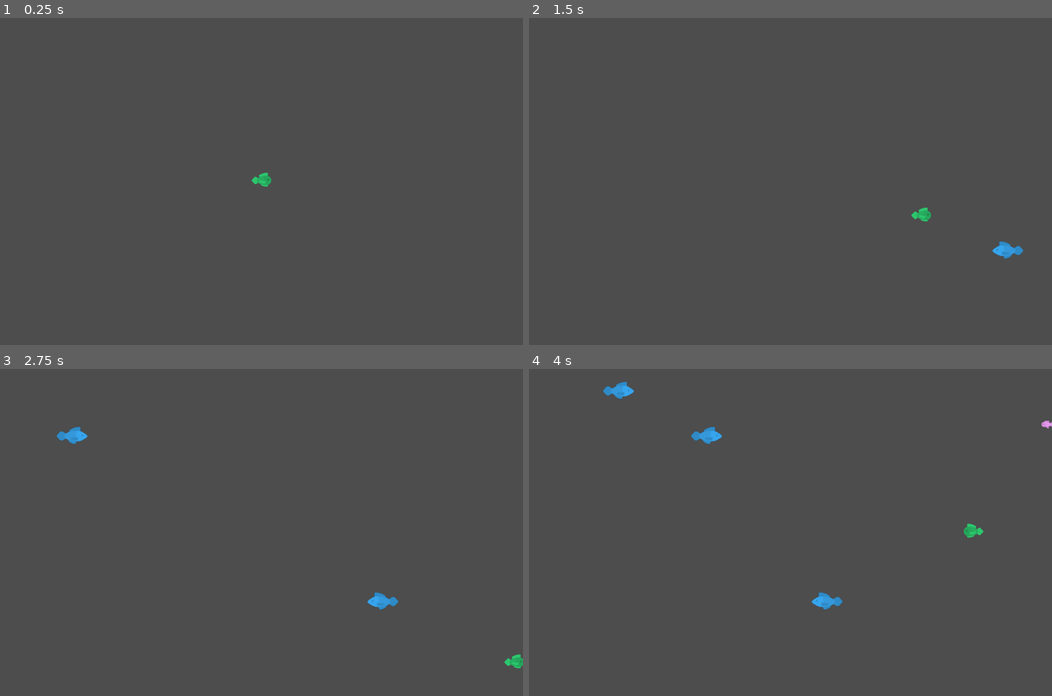
Above: before the commit, frames 1-4 (two rows, left to right).
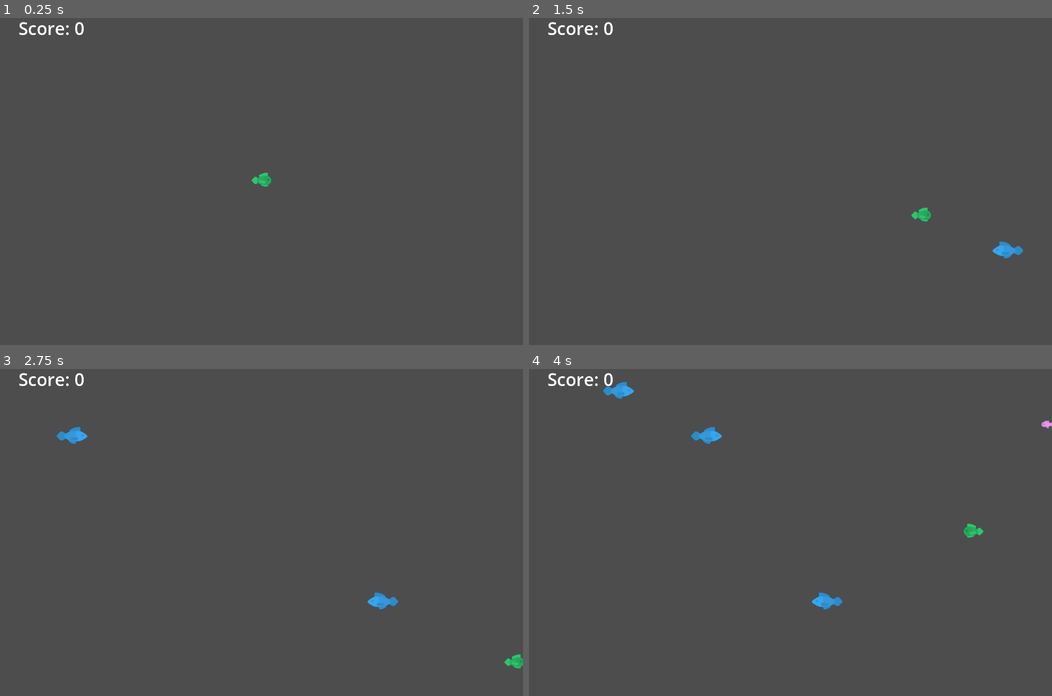
Above: after the commit, the same moments.

Repository: david8zhang/feeding-frenzy
Game: Godot game, scene res://scenes/main.tscn
Same seed, same stepped clock (60 frames per second), same inputs: the game is played once before the commit and once after it. This scene is started directly instead of the project's main scene.
Inputs:
- Up to frame 1 (0.25 s): no input
- Up to frame 2 (1.5 s): tap Enter at 0.5 s; hold Right (move_right) 0.53-1.28 s; hold Down (move_down) from 1.28 s (still down)
- Up to frame 3 (2.75 s): release Down (move_down) at 2.03 s; hold Right (move_right) from 2.03 s (still down)
- Up to frame 4 (4 s): release Right (move_right) at 2.78 s; hold Up (move_up) 2.78-3.53 s; hold Left (move_left) from 3.53 s (still down)

The runs differ from the first frame. In frame 1, 0.2% of the frame differs, in the area x 3-16%, y 1-6%; in frame 2, 0.2%; in frame 3, 0.2%; in frame 4, 0.2%.

Commit message:
added score, player size increase, hud

Diff:
--- /dev/null
+++ b/scenes/hud.gd
@@ -0,0 +1,4 @@
+extends CanvasLayer
+
+func update_score(score):
+	$ScoreText.text = "Score: %s" % score
--- /dev/null
+++ b/scenes/hud.tscn
@@ -0,0 +1,14 @@
+[gd_scene load_steps=2 format=3 uid="uid://b280gkwh0dvls"]
+
+[ext_resource type="Script" path="res://scenes/hud.gd" id="1_e1si1"]
+
+[node name="HUD" type="CanvasLayer"]
+script = ExtResource("1_e1si1")
+
+[node name="ScoreText" type="Label" parent="."]
+offset_left = 51.0
+offset_top = 31.0
+offset_right = 259.0
+offset_bottom = 101.0
+theme_override_font_sizes/font_size = 48
+text = "Score: 0"
--- a/scenes/main.tscn
+++ b/scenes/main.tscn
@@ -1,8 +1,9 @@
-[gd_scene load_steps=4 format=3 uid="uid://cyue0x6jdjf1u"]
+[gd_scene load_steps=5 format=3 uid="uid://cyue0x6jdjf1u"]
 
 [ext_resource type="Script" path="res://scripts/Main.gd" id="1_sug7c"]
 [ext_resource type="PackedScene" uid="uid://bhi2ny841eb" path="res://scenes/enemy.tscn" id="2_i7lt3"]
 [ext_resource type="PackedScene" uid="uid://u7d0c2vkkbue" path="res://scenes/player.tscn" id="3_maosx"]
+[ext_resource type="PackedScene" uid="uid://b280gkwh0dvls" path="res://scenes/hud.tscn" id="4_q28tn"]
 
 [node name="Main" type="Node"]
 script = ExtResource("1_sug7c")
@@ -15,4 +16,6 @@
 
 [node name="Player" parent="." instance=ExtResource("3_maosx")]
 
+[node name="HUD" parent="." instance=ExtResource("4_q28tn")]
+
 [connection signal="timeout" from="EnemySpawnTimer" to="." method="_on_enemy_spawn_timer_timeout"]
--- a/scripts/Enemy.gd
+++ b/scripts/Enemy.gd
@@ -1,22 +1,39 @@
 extends RigidBody2D
 
-var mob_types = [{
+enum SizeTypes {
+	SMALL,
+	MEDIUM,
+	LARGE,
+	XLARGE
+}
+
+const MOB_TYPES = [{
 	"image": "res://sprites/mob1.png",
 	"scale": 1,
+	"value": 10,
+	"size": SizeTypes.SMALL
 }, {
 	"image": "res://sprites/mob2.png",
-	"scale": 1.5
+	"scale": 1.5,
+	"value": 50,
+	"size": SizeTypes.MEDIUM
 }, {
 	"image": "res://sprites/mob3.png",
-	"scale": 2
+	"scale": 2,
+	"value": 100,
+	"size": SizeTypes.LARGE
 }, {
 	"image": "res://sprites/mob4.png",
-	"scale": 2.5
+	"scale": 2.5,
+	"value": 200,
+	"size": SizeTypes.XLARGE
 }]
 var rng = RandomNumberGenerator.new()
+var curr_mob_type
 
 func spawn(is_flipped, pos):
-	var random_mob_type = mob_types[rng.randi_range(0, mob_types.size() - 1)]
+	var random_mob_type = MOB_TYPES[rng.randi_range(0, MOB_TYPES.size() - 1)]
+	curr_mob_type = random_mob_type
 	var image = Image.load_from_file(random_mob_type["image"])
 	var texture = ImageTexture.create_from_image(image)
 	var scale = random_mob_type["scale"]
@@ -24,9 +41,11 @@
 	position = pos
 	if (is_flipped):
 		$Sprite2D.scale = Vector2(-scale, scale)
+		$CollisionShape2D.scale = Vector2(-scale, scale)
 		linear_velocity = Vector2(randf_range(-200.0, -300.0), 0.0)
 	else:
 		$Sprite2D.scale = Vector2(scale, scale)
+		$CollisionShape2D.scale = Vector2(scale, scale)
 		linear_velocity = Vector2(randf_range(200.0, 300.0), 0.0)
 
 func _on_visible_on_screen_notifier_2d_screen_exited():
--- a/scripts/Player.gd
+++ b/scripts/Player.gd
@@ -1,9 +1,15 @@
 extends Area2D
 
 @export var speed = 480
+enum SizeTypes {
+	SMALL,
+	MEDIUM,
+	LARGE,
+	XLARGE
+}
 var screen_size
-
-signal hit
+var curr_score = 0
+var curr_size = SizeTypes.SMALL
 
 func start(pos):
 	position = pos
@@ -34,6 +40,27 @@
 	if velocity.x != 0:
 		$Sprite2D.flip_h = velocity.x < 0
 
+func _on_body_entered(body):
+	eat_or_die(body)
 
-func _on_body_entered(body):
-	pass # Replace with function body.
+func eat_or_die(enemy_fish):
+	if (curr_size < enemy_fish.curr_mob_type.size):
+		queue_free()
+	else:
+		curr_score += enemy_fish.curr_mob_type.value
+		$"../HUD".update_score(curr_score)
+		handle_player_scale_increase()
+		enemy_fish.queue_free()
+
+func handle_player_scale_increase():
+	if (curr_score <= 100):
+		return
+	if (curr_score > 100 && curr_score <= 1000):
+		curr_size = SizeTypes.MEDIUM
+		$Sprite2D.scale = Vector2(1.5, 1.5)
+	elif (curr_score > 1000 && curr_score < 10000):
+		curr_size = SizeTypes.LARGE
+		$Sprite2D.scale = Vector2(2, 2)
+	elif (curr_score > 10000 && curr_score <= 100000):
+		curr_size = SizeTypes.XLARGE
+		$Sprite2D.scale = Vector2(2.5, 2.5)
